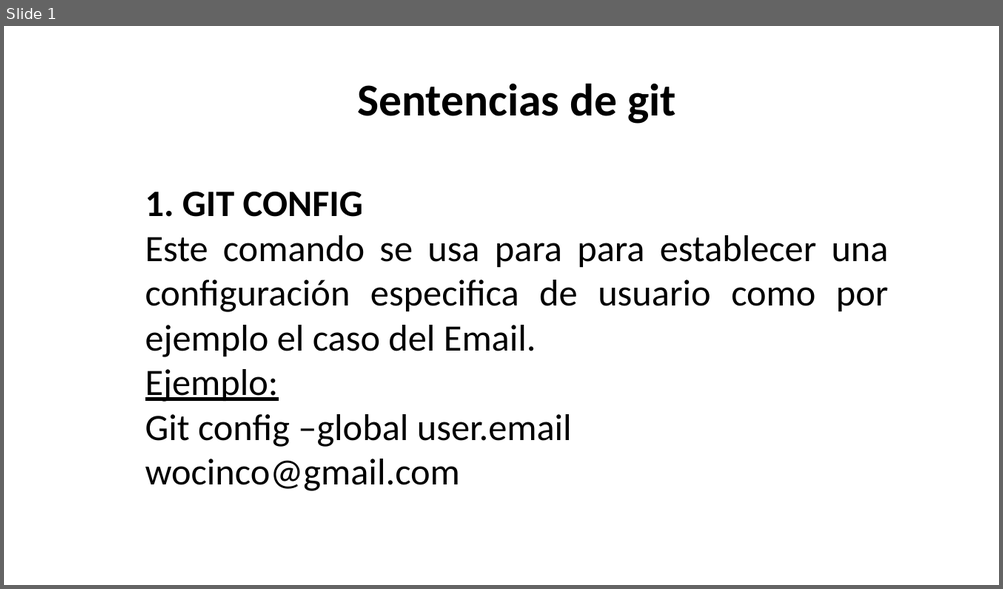
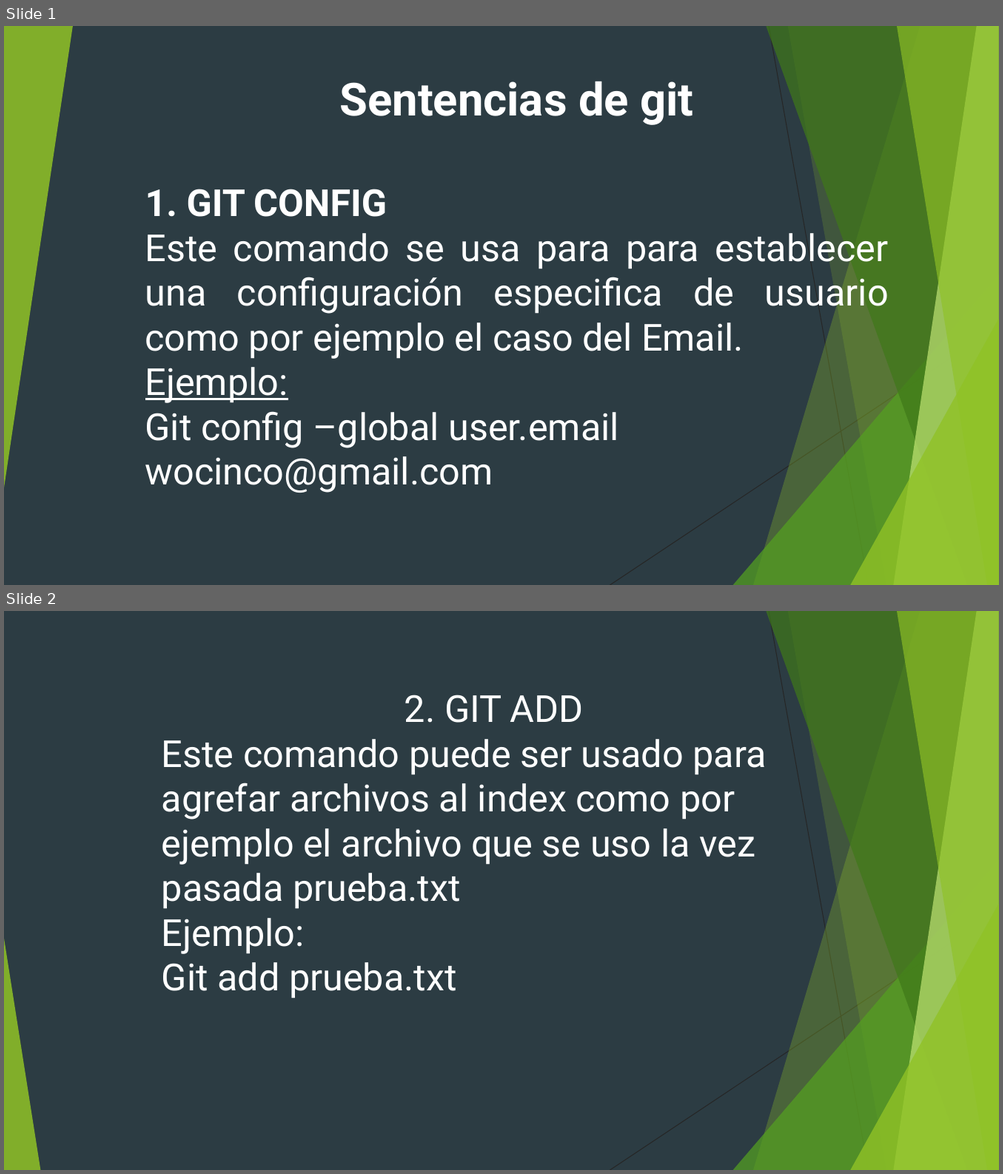
Before and after one commit to Wocinco/tareaAnalisiss, a slide deck: tarea.pptx. Shown one above the other, each under a label of ours: slide 1 before the commit, slides 1 and 2 after it. The pictures are 1003x589 and 1003x1174 pixels, drawn with LibreOffice and Linux fonts; fonts in the diff are those of the drawing. Boxes give left, top, right and bottom in pixels: in the first picture for what was removed or moved away, otherwise in the second. Text is boxed around its words. In the diff, an @@ line names an element or a change of style, - is before the commit and + after.

Commit message:
esto es para lam version2

```diff
--- a/tarea.pptx
+++ b/tarea.pptx
@@ slide 2 added at [4,611,999,1170], background #2C3C43; not listed: 9 template elements that a slide beside it also shows @@
@@ text added at [162,695,766,999], 36 pt, text #FFFFFF @@
+2. GIT ADD
+Este comando puede ser usado para agrefar archivos al index como por ejemplo el archivo que se uso la vez pasada prueba.txt
+Ejemplo:
+Git add prueba.txt
@@ triangle added at [4,939,40,1170], fill #90C226 at 85% opacity @@
@@ slide 1 changed as well @@
@@ background #FFFFFF to #2C3C43 @@
@@ group added at [4,26,999,585]: 5 freeform shapes, 3 triangles, 2 lines @@
@@ text "Sentencias de git" at [145,82,888,493]: font Calibri to Roboto, text colour #000000 to #FFFFFF @@
```
